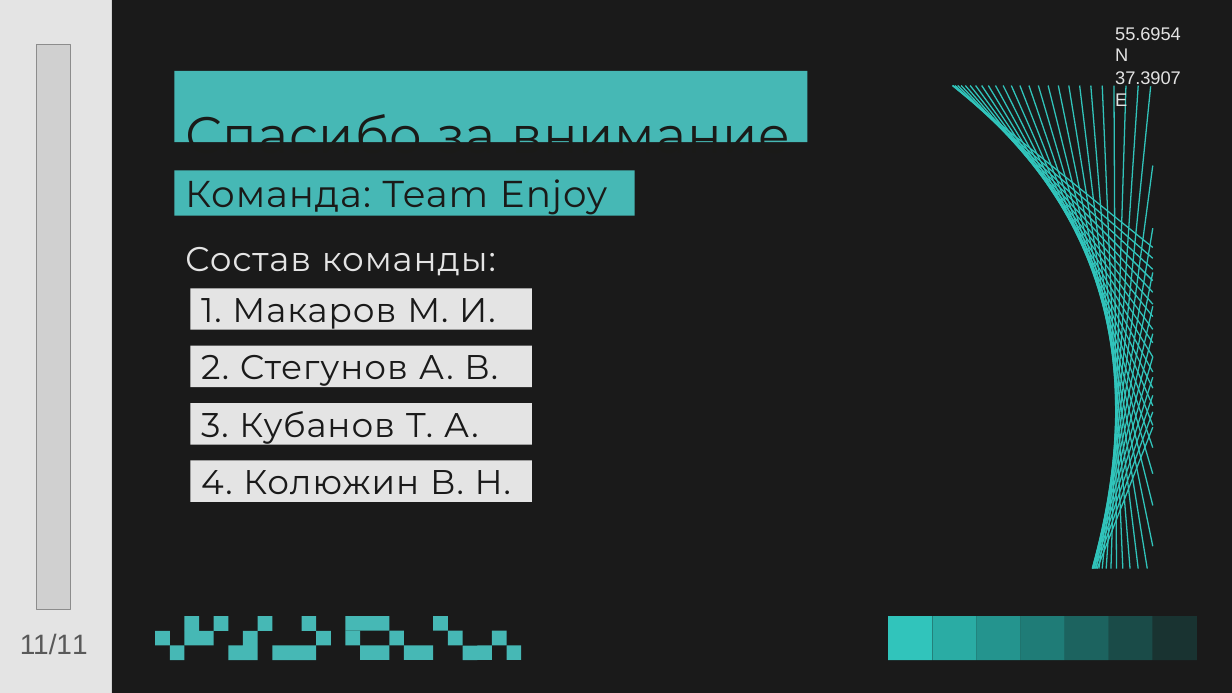
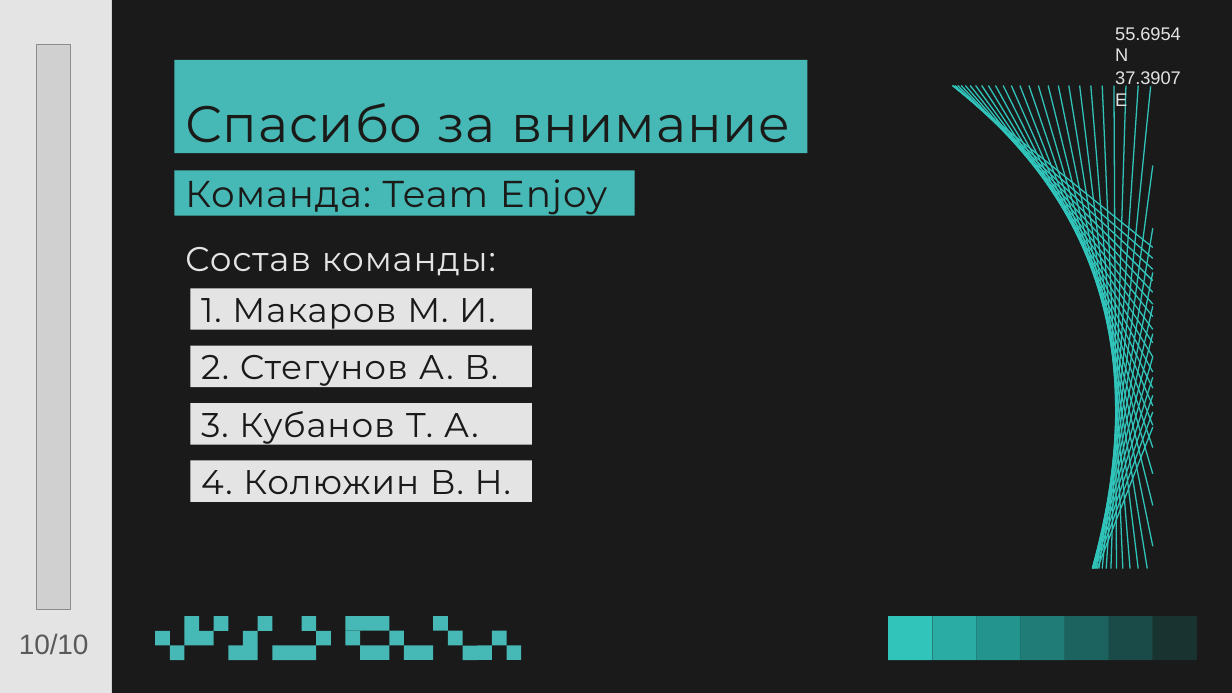
Before and after one commit to BMAAA/team_team_Enjoy_case_3, a slide deck: slide 10 of 05_презентации/Презентация.pptx (slide 11 before the commit). Drawn at 1232x693 pixels with LibreOffice and Linux fonts; fonts in the diff are those of the drawing; grey boxes stand for pictures; background and template pictures are left out. Boxes give left, top, right and bottom in pixels: in the first picture for what was removed or moved away, otherwise in the second. Text is boxed around its words. In the diff, an @@ line names an element or a change of style, - is before the commit and + after.

```diff
--- a/05_презентации/Презентация.pptx
+++ b/05_презентации/Презентация.pptx
@@ rectangle "Спасибо за внимание": place and size @@
-rectangle "Спасибо за внимание" at <box>174,71,807,142</box>
+rectangle "Спасибо за внимание" at <box>174,60,807,154</box>
@@ rectangle "Спасибо за внимание" at <box>174,60,807,154</box>: vertical alignment top to middle @@
@@ text at <box>19,633,89,654</box>: text changed @@
-11/11
+10/10
```
Also in this commit, not shown: 8 other slides changed, 1 slide removed, 3 other files.
